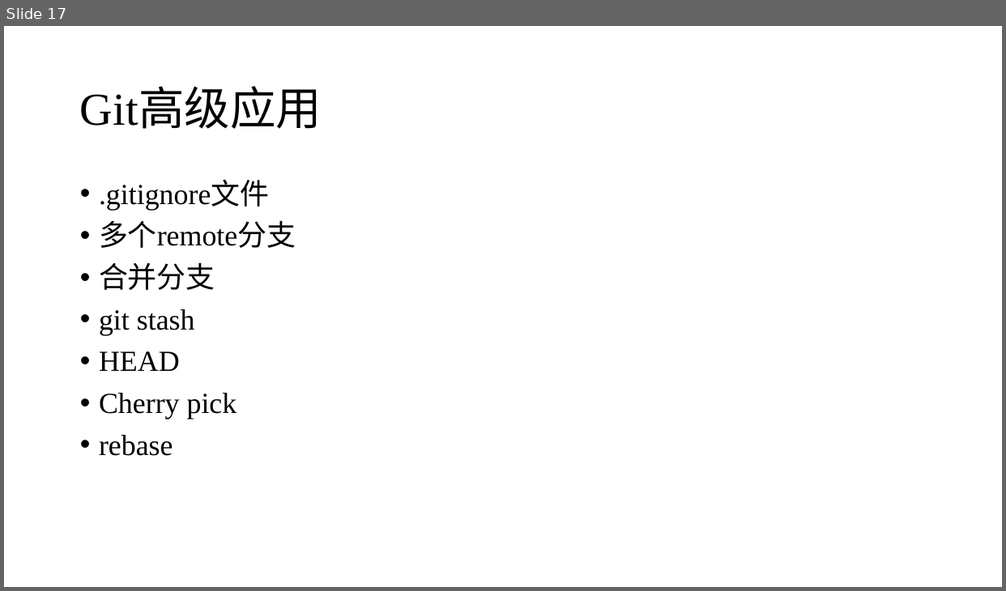
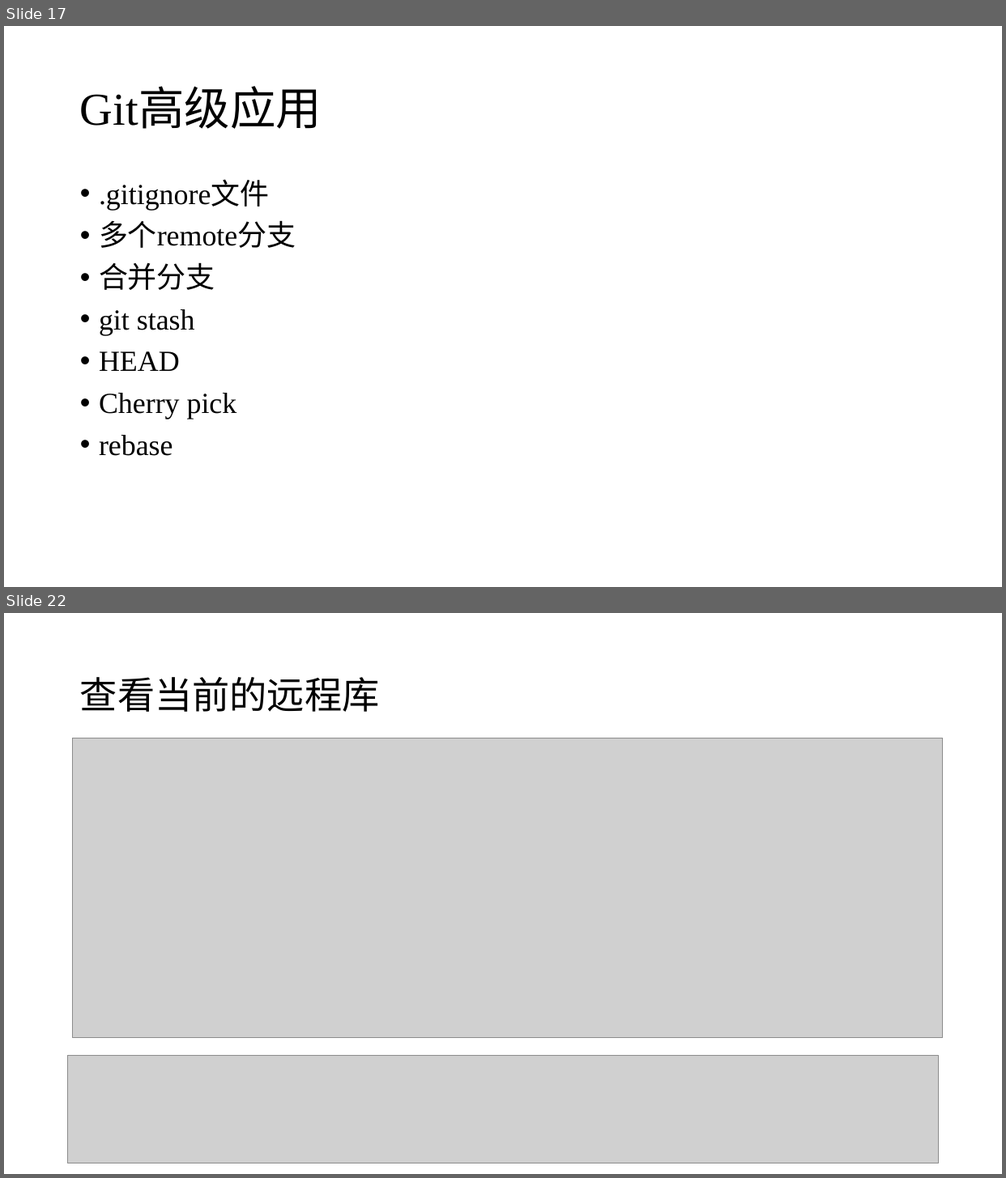
Before and after one commit to seahurt/lecture, a slide deck: using_git.pptx. Shown one above the other, each under a label of ours: slide 17 before the commit, slides 17 and 22 after it; the slides between them are not shown. The pictures are 1006x591 and 1006x1178 pixels, drawn with LibreOffice and Linux fonts; fonts in the diff are those of the drawing; grey boxes stand for pictures. Boxes give left, top, right and bottom in pixels: in the first picture for what was removed or moved away, otherwise in the second. Text is boxed around its words. In the diff, an @@ line names an element or a change of style, - is before the commit and + after.

```diff
--- a/using_git.pptx
+++ b/using_git.pptx
@@ slide 22 added at [4,613,1002,1174], background #FFFFFF @@
@@ title added at [80,677,380,712], 36 pt, text #000000 @@
+查看当前的远程库
@@ picture added at [73,738,943,1037] @@
@@ picture added at [68,1055,938,1164] @@
```
Also in this commit, not shown: 5 slides changed, 14 other slides added, 9 slides removed.
